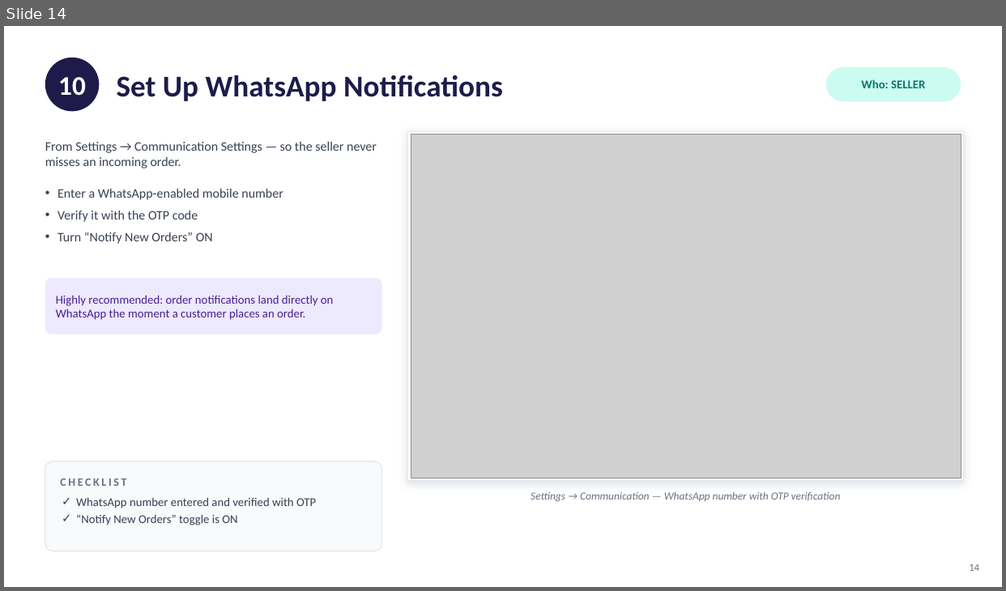
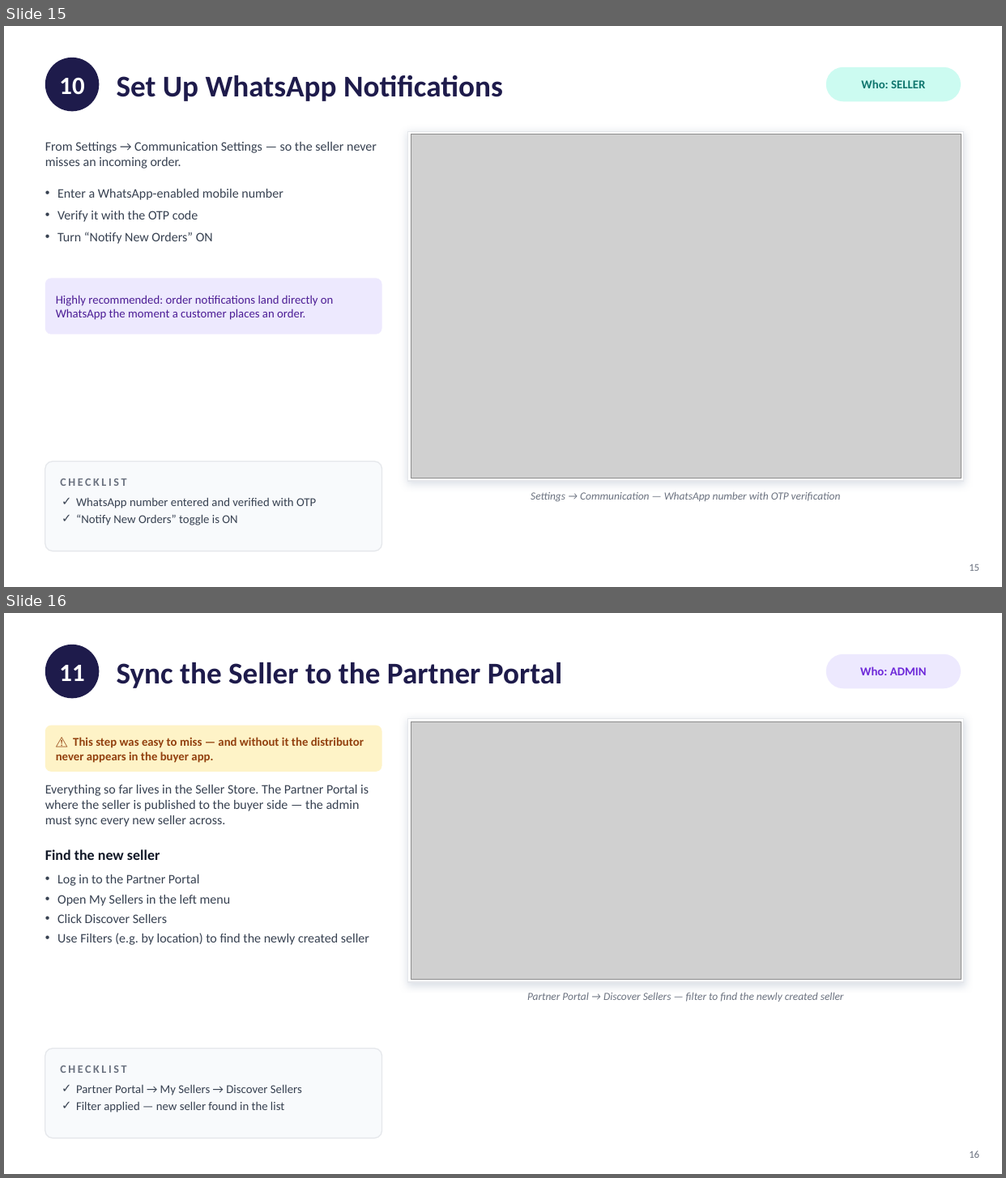
Before and after one commit to qwipo-product/ONDC-Seller-Store, a slide deck: Seller-Onboarding-to-Buyer-App-Visibility.pptx. Shown one above the other, each under a label of ours: slide 14 before the commit, slides 15 and 16 after it. The pictures are 1006x591 and 1006x1178 pixels, drawn with LibreOffice and Linux fonts; fonts in the diff are those of the drawing; grey boxes stand for pictures. Boxes give left, top, right and bottom in pixels: in the first picture for what was removed or moved away, otherwise in the second. Text is boxed around its words. In the diff, an @@ line names an element or a change of style, - is before the commit and + after.

```diff
--- a/Seller-Onboarding-to-Buyer-App-Visibility.pptx
+++ b/Seller-Onboarding-to-Buyer-App-Visibility.pptx
@@ slide 16 added at (x1=4, y1=613, x2=1002, y2=1174), background #FFFFFF @@
@@ ellipse added at (x1=45, y1=645, x2=99, y2=698), fill #1E1B4B @@
@@ rounded rectangle added at (x1=826, y1=654, x2=961, y2=688), fill #EDE9FE @@
@@ text added at (x1=59, y1=665, x2=84, y2=681), 24 pt, text #FFFFFF, bold @@
+11
@@ text added at (x1=117, y1=662, x2=562, y2=688), 29 pt, text #1E1B4B, bold @@
+Sync the Seller to the Partner Portal
@@ text added at (x1=860, y1=666, x2=927, y2=675), 11.5 pt, text #6D28D9, bold @@
+Who: ADMIN
@@ rounded rectangle added at (x1=45, y1=726, x2=382, y2=772), fill #FEF3C7 @@
@@ rectangle added at (x1=407, y1=718, x2=964, y2=983), fill #FFFFFF, outline #E5E7EB 1 pt @@
@@ picture added at (x1=411, y1=722, x2=961, y2=980) @@
@@ text added at (x1=56, y1=737, x2=364, y2=763), 11.5 pt, text #92400E, bold @@
+⚠ This step was easy to miss — and without it the distributor never appears in the buyer app.
@@ text added at (x1=45, y1=785, x2=368, y2=827), 12.5 pt, text #374151 @@
+Everything so far lives in the Seller Store. The Partner Portal is where the seller is published to the buyer side — the admin must sync every new seller across.
@@ text added at (x1=45, y1=850, x2=160, y2=860), 14 pt, text #111827, bold @@
+Find the new seller
@@ text added at (x1=57, y1=875, x2=369, y2=945), 12.5 pt, text #374151 @@
+• Log in to the Partner Portal
+• Open My Sellers in the left menu
+• Click Discover Sellers
+• Use Filters (e.g. by location) to find the newly created seller
@@ text added at (x1=527, y1=992, x2=844, y2=1002), 10.5 pt, text #6B7280, italic @@
+Partner Portal → Discover Sellers — filter to find the newly created seller
@@ rounded rectangle added at (x1=45, y1=1049, x2=382, y2=1139), fill #F8FAFC, outline #E5E7EB 1 pt @@
@@ text added at (x1=60, y1=1066, x2=126, y2=1073), 11 pt, text #6B7280, bold @@
+CHECKLIST
@@ text added at (x1=76, y1=1084, x2=302, y2=1113), 11.5 pt, text #374151 @@
+✓ Partner Portal → My Sellers → Discover Sellers
+✓ Filter applied — new seller found in the list
@@ text added at (x1=969, y1=1151, x2=979, y2=1158), 10 pt, text #6B7280 @@
+16
@@ what was slide 14 is now slide 15 @@
@@ slide 15 changed as well @@
@@ text "10" at (x1=59, y1=78, x2=84, y2=95): size 26 to 24 pt @@
@@ text at (x1=969, y1=565, x2=979, y2=571): text changed @@
-14
+15
```
Also in this commit, not shown: 16 other slides changed, 5 other slides added, 8 other files.
